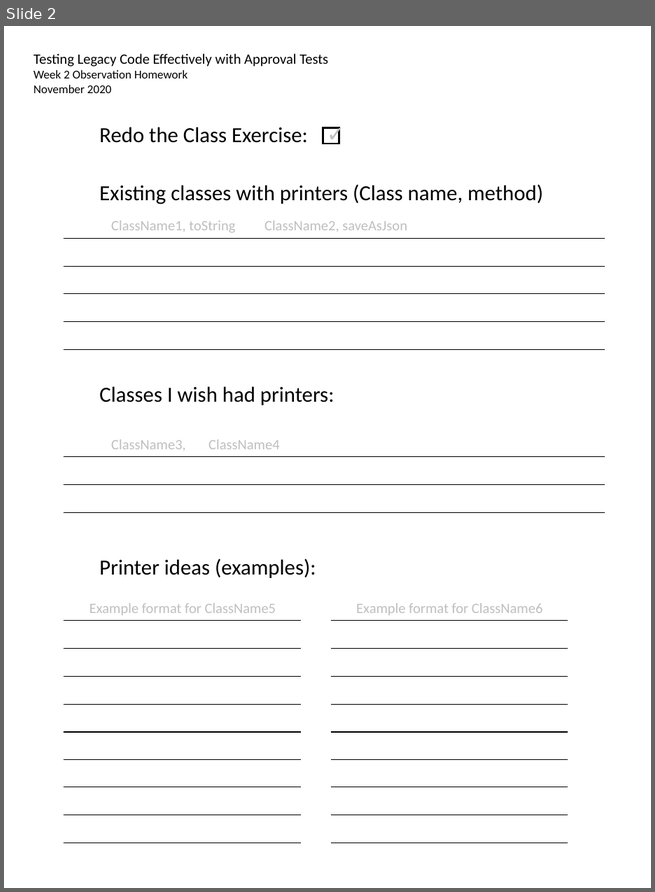
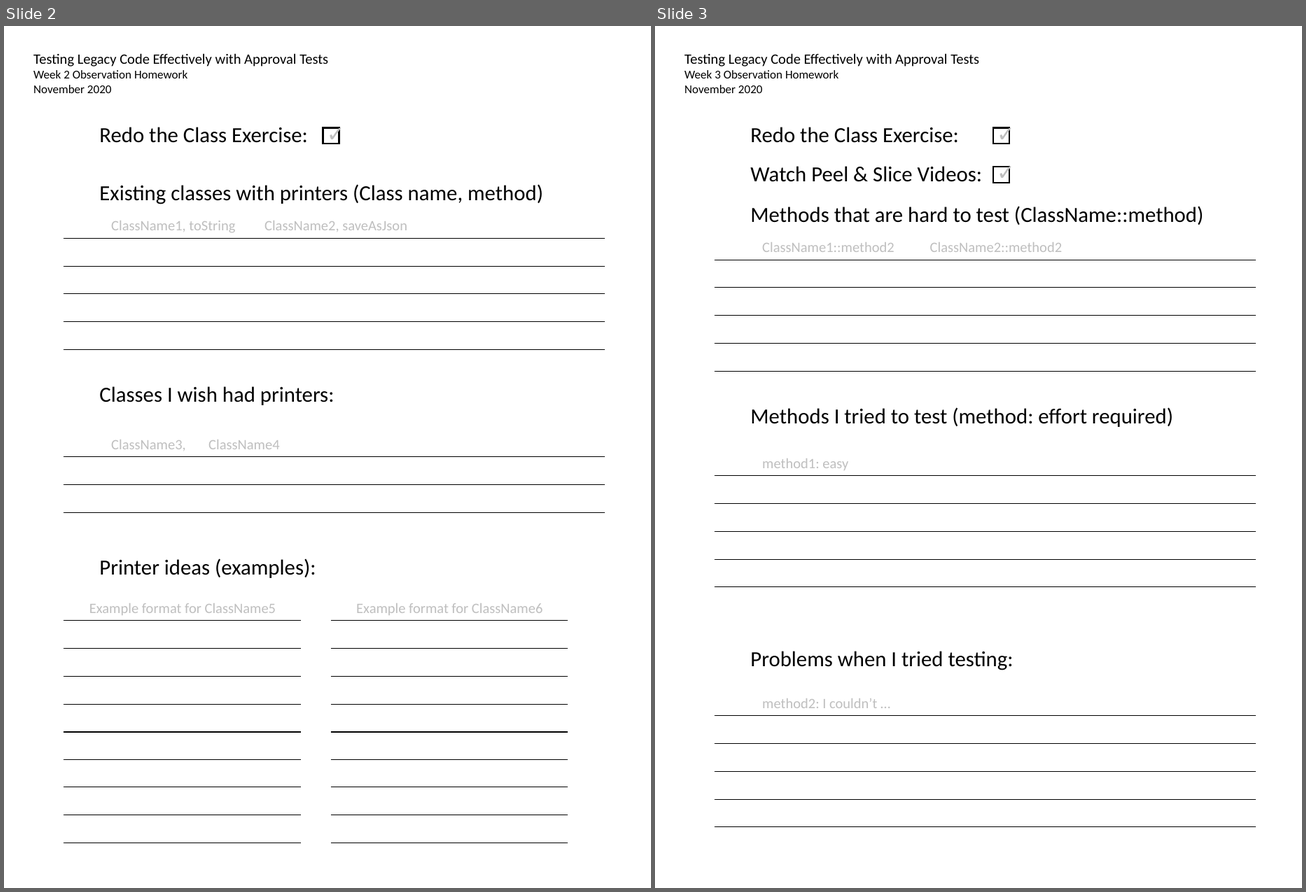
Before and after one commit to LearnWithLlew/TestingLegacyCodeCourse.slides, a slide deck: Homework Printouts.pptx. Shown side by side, each under a label of ours: slide 2 before the commit, slides 2 and 3 after it. The pictures are 655x892 and 1306x892 pixels, drawn with LibreOffice and Linux fonts; fonts in the diff are those of the drawing. Boxes give left, top, right and bottom in pixels: in the first picture for what was removed or moved away, otherwise in the second. Text is boxed around its words. In the diff, an @@ line names an element or a change of style, - is before the commit and + after.

Commit message:
Add week 3 homework printout

```diff
--- a/Homework Printouts.pptx
+++ b/Homework Printouts.pptx
@@ slide 3 added at box(655, 26, 1302, 888), background #FFFFFF @@
@@ text added at box(684, 53, 979, 93), 12 pt, text #000000 @@
+Testing Legacy Code Effectively with Approval Tests
+Week 3 Observation Homework
+November 2020
@@ text added at box(750, 127, 959, 143), 18 pt, text #000000 @@
+Redo the Class Exercise:
@@ text added at box(988, 116, 1034, 150), 18 pt, text #BFBFBF @@
+✓
@@ rectangle added at box(993, 128, 1009, 144), outline #000000 1.5 pt @@
@@ text added at box(750, 166, 982, 182), 18 pt, text #000000 @@
+Watch Peel & Slice Videos:
@@ text added at box(988, 155, 1034, 189), 18 pt, text #BFBFBF @@
+✓
@@ rectangle added at box(993, 167, 1009, 183), outline #000000 1.5 pt @@
@@ text added at box(750, 206, 1204, 225), 18 pt, text #000000 @@
+Methods that are hard to test (ClassName::method)
@@ group added at box(714, 242, 1255, 371): 5 lines, 1 text @@
+ClassName1::method2 ClassName2::method2
@@ text added at box(750, 408, 1173, 427), 18 pt, text #000000 @@
+Methods I tried to test (method: effort required)
@@ group added at box(714, 459, 1255, 587): 5 lines, 1 text @@
+method1: easy
@@ text added at box(750, 651, 1013, 671), 18 pt, text #000000 @@
+Problems when I tried testing:
@@ group added at box(714, 699, 1255, 828): 5 lines, 1 text @@
+method2: I couldn’t …
```
Also in this commit, not shown: 1 slide removed, 2 other files.
